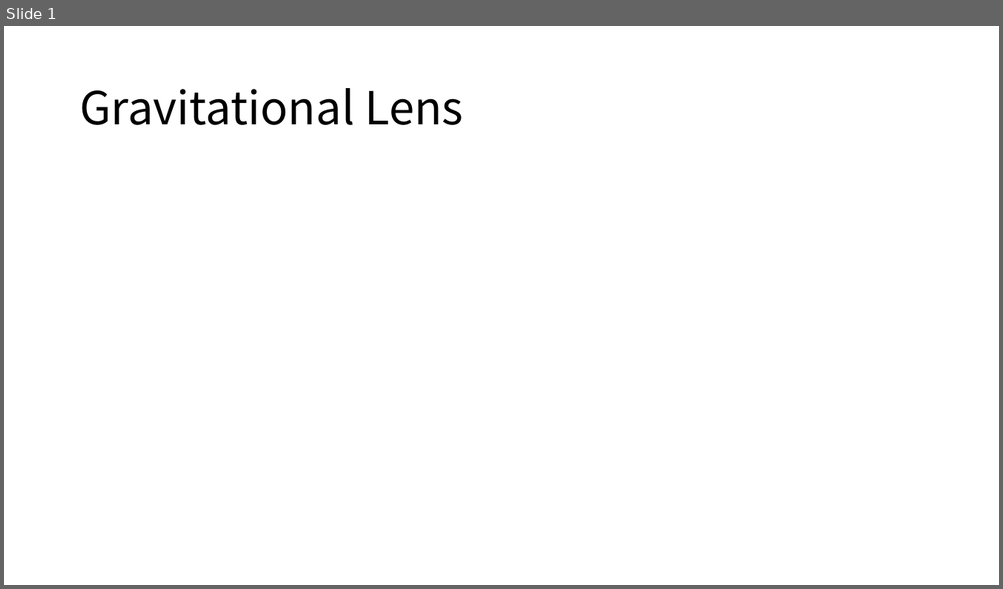
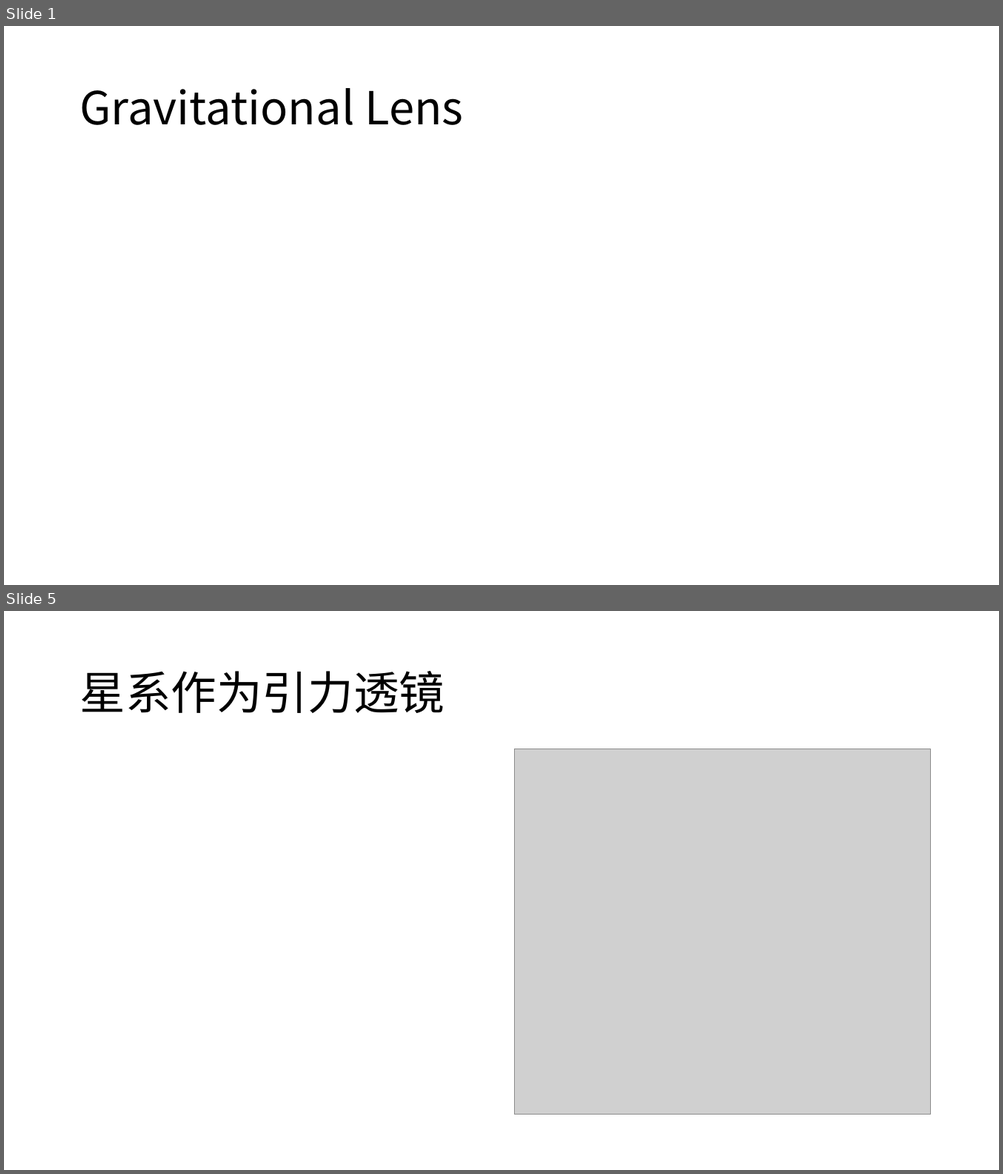
Before and after one commit to willlake/Gravitational-lens, a slide deck: Gravitational lens.pptx. Shown one above the other, each under a label of ours: slide 1 before the commit, slides 1 and 5 after it; the slides between them are not shown. The pictures are 1003x589 and 1003x1174 pixels, drawn with LibreOffice and Linux fonts; fonts in the diff are those of the drawing; grey boxes stand for pictures; background and template pictures are left out. Boxes give left, top, right and bottom in pixels: in the first picture for what was removed or moved away, otherwise in the second. Text is boxed around its words. In the diff, an @@ line names an element or a change of style, - is before the commit and + after.

```diff
--- a/Gravitational lens.pptx
+++ b/Gravitational lens.pptx
@@ slide 5 added at (4,611,999,1170), background #FFFFFF @@
@@ title added at (79,671,444,713), 44 pt, text #000000 @@
+星系作为引力透镜
@@ picture added at (515,749,930,1116) @@
```
Also in this commit, not shown: 4 other slides added, 4 other files.
